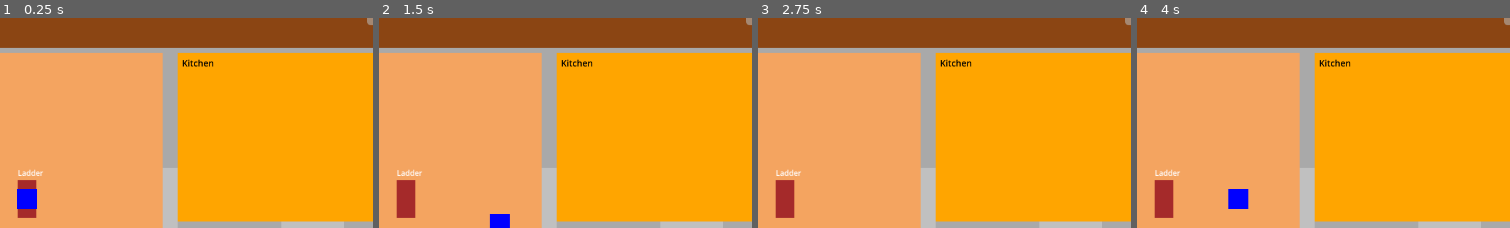
Above: before the commit, frames 1-4 (left to right).
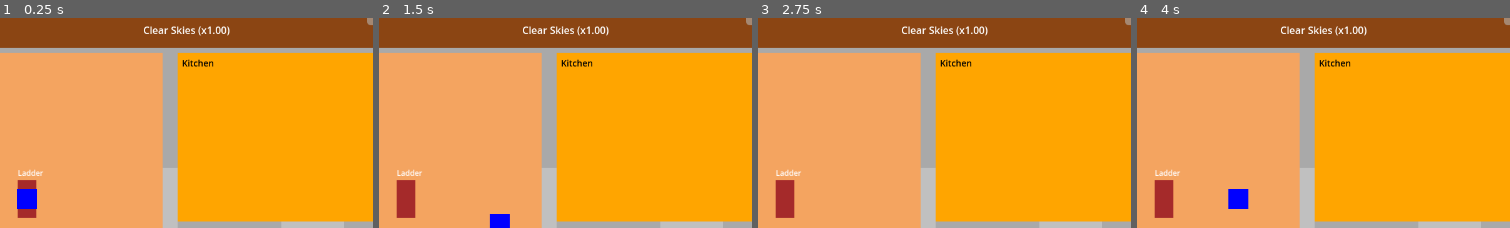
Above: after the commit, the same moments.

Repository: nexus382/firetower-game
Game: Godot game, scene res://scenes/Main.tscn
Same seed, same stepped clock (60 frames per second), same inputs: the game is played once before the commit and once after it.
Inputs:
- Up to frame 1 (0.25 s): no input
- Up to frame 2 (1.5 s): tap Enter at 0.5 s; hold D (move_right) 0.53-1.28 s; hold S (move_down) from 1.28 s (still down)
- Up to frame 3 (2.75 s): release S (move_down) at 2.03 s; hold D (move_right) from 2.03 s (still down)
- Up to frame 4 (4 s): tap Space at 2.75 s; release D (move_right) at 2.78 s; hold W (move_up) 2.78-3.53 s; hold A (move_left) from 3.53 s (still down)
The pictures show only the part of the screen within x 21-71%, y 10-60%; the shares and areas given below are measured in that part.

The runs differ from the first frame. In frame 1, 0.5% of the frame differs, in the area x 38-62%, y 3-9%; in frame 2, 0.5%; in frame 3, 0.5%; in frame 4, 0.5%.

Commit message:
Add hourly weather system with activity multipliers

Diff:
--- a/scenes/Main.tscn
+++ b/scenes/Main.tscn
@@ -57,6 +57,10 @@
 
 [node name="ClockLabel" type="Label" parent="UI/HUD/DayTimeHeader"]
 text = "6:00 AM"
+horizontal_alignment = 1
+
+[node name="WeatherLabel" type="Label" parent="UI/HUD/DayTimeHeader"]
+text = "Clear Skies (x1.00)"
 horizontal_alignment = 1
 
 [node name="StatsBar" type="MarginContainer" parent="UI/HUD"]
--- a/scripts/GameManager.gd
+++ b/scripts/GameManager.gd
@@ -3,8 +3,11 @@
 
 const SleepSystem = preload("res://scripts/systems/SleepSystem.gd")
 const TimeSystem = preload("res://scripts/systems/TimeSystem.gd")
+const WeatherSystem = preload("res://scripts/systems/WeatherSystem.gd")
 
 signal day_changed(new_day: int)
+signal weather_changed(new_state: String, previous_state: String, hours_remaining: int)
+signal weather_multiplier_changed(new_multiplier: float, state: String)
 
 # Core game state
 var current_day: int = 1
@@ -16,6 +19,7 @@
 # Simulation systems
 var sleep_system: SleepSystem
 var time_system: TimeSystem
+var weather_system: WeatherSystem
 var _last_awake_minute_stamp: int = 0
 
 func _ready():
@@ -28,9 +32,17 @@
 
     sleep_system = SleepSystem.new()
     time_system = TimeSystem.new()
+    weather_system = WeatherSystem.new()
     if time_system:
         time_system.day_rolled_over.connect(_on_day_rolled_over)
         _last_awake_minute_stamp = time_system.get_minutes_since_daybreak()
+        if weather_system:
+            time_system.time_advanced.connect(Callable(weather_system, "on_time_advanced"))
+            time_system.day_rolled_over.connect(Callable(weather_system, "on_day_rolled_over"))
+            weather_system.initialize_clock_offset(time_system.get_minutes_since_daybreak())
+    if weather_system:
+        weather_system.weather_changed.connect(_on_weather_system_changed)
+        weather_system.broadcast_state()
 
 func pause_game():
     game_paused = true
@@ -47,6 +59,10 @@
 func get_time_system() -> TimeSystem:
     """Expose the time system for UI consumers."""
     return time_system
+
+func get_weather_system() -> WeatherSystem:
+    """Expose the weather system for UI consumers."""
+    return weather_system
 
 func get_sleep_percent() -> float:
     """Convenience accessor for tired meter value."""
@@ -73,6 +89,12 @@
 
 func get_time_multiplier() -> float:
     return sleep_system.get_time_multiplier() if sleep_system else 1.0
+
+func get_weather_activity_multiplier() -> float:
+    return weather_system.get_activity_multiplier() if weather_system else 1.0
+
+func get_combined_activity_multiplier() -> float:
+    return get_time_multiplier() * get_weather_activity_multiplier()
 
 func schedule_sleep(hours: int) -> Dictionary:
     """Apply sleep hours while advancing the daily clock."""
@@ -134,6 +156,11 @@
     _last_awake_minute_stamp = 0
     day_changed.emit(current_day)
 
+func _on_weather_system_changed(new_state: String, previous_state: String, hours_remaining: int):
+    var multiplier = get_weather_activity_multiplier()
+    weather_changed.emit(new_state, previous_state, hours_remaining)
+    weather_multiplier_changed.emit(multiplier, new_state)
+
 func _apply_awake_time_up_to(current_minutes: int):
     if not sleep_system or not time_system:
         return
--- /dev/null
+++ b/scripts/systems/WeatherSystem.gd
@@ -0,0 +1,135 @@
+extends RefCounted
+class_name WeatherSystem
+
+const MINUTES_PER_HOUR: int = 60
+const RAIN_START_CHANCE: float = 0.05
+const HEAVY_STORM_CHANCE: float = 0.15
+const RAINING_CHANCE: float = 0.35
+const SPRINKLING_CHANCE: float = 0.50
+
+const WEATHER_CLEAR := "clear"
+const WEATHER_SPRINKLING := "sprinkling"
+const WEATHER_RAINING := "raining"
+const WEATHER_HEAVY_STORM := "heavy_storm"
+
+const WEATHER_LABELS := {
+    WEATHER_CLEAR: "Clear Skies",
+    WEATHER_SPRINKLING: "Sprinkling",
+    WEATHER_RAINING: "Raining",
+    WEATHER_HEAVY_STORM: "Heavy Storm"
+}
+
+const WEATHER_MULTIPLIERS := {
+    WEATHER_CLEAR: 1.0,
+    WEATHER_SPRINKLING: 1.25,
+    WEATHER_RAINING: 1.5,
+    WEATHER_HEAVY_STORM: 1.75
+}
+
+const WEATHER_DEFAULT_DURATIONS := {
+    WEATHER_SPRINKLING: 1,
+    WEATHER_RAINING: 2,
+    WEATHER_HEAVY_STORM: 5
+}
+
+signal weather_changed(new_state: String, previous_state: String, hours_remaining: int)
+
+var _current_state: String = WEATHER_CLEAR
+var _hour_timer: int = 0
+var _minute_accumulator: int = 0
+var _rng: RandomNumberGenerator
+
+func _init():
+    _rng = RandomNumberGenerator.new()
+    _rng.randomize()
+    print("☁️ WeatherSystem ready: %s" % _format_state_debug())
+
+func initialize_clock_offset(minutes_since_daybreak: int):
+    _minute_accumulator = posmod(minutes_since_daybreak, MINUTES_PER_HOUR)
+
+func on_time_advanced(minutes: int, _rolled_over: bool = false):
+    minutes = max(minutes, 0)
+    if minutes == 0:
+        return
+
+    _minute_accumulator += minutes
+    while _minute_accumulator >= MINUTES_PER_HOUR:
+        _minute_accumulator -= MINUTES_PER_HOUR
+        _process_hour_tick()
+
+func on_day_rolled_over():
+    # Hourly countdown already handles duration reductions; reset minute accumulator for the new dawn.
+    _minute_accumulator = 0
+
+func get_state() -> String:
+    return _current_state
+
+func get_hours_remaining() -> int:
+    return max(_hour_timer, 0)
+
+func get_activity_multiplier() -> float:
+    return WEATHER_MULTIPLIERS.get(_current_state, 1.0)
+
+func get_state_display_name() -> String:
+    return get_state_display_name_for(_current_state)
+
+func get_state_display_name_for(state: String) -> String:
+    return WEATHER_LABELS.get(state, state.capitalize())
+
+func get_multiplier_for_state(state: String) -> float:
+    return WEATHER_MULTIPLIERS.get(state, 1.0)
+
+func is_precipitating() -> bool:
+    return is_precipitating_state(_current_state)
+
+func is_precipitating_state(state: String) -> bool:
+    return state != WEATHER_CLEAR
+
+func broadcast_state():
+    weather_changed.emit(_current_state, _current_state, get_hours_remaining())
+
+func _process_hour_tick():
+    if is_precipitating():
+        _hour_timer = max(_hour_timer - 1, 0)
+        if _hour_timer == 0:
+            _set_state(WEATHER_CLEAR, 0)
+            return
+
+    if _current_state == WEATHER_CLEAR:
+        var roll = _rng.randf()
+        if roll < RAIN_START_CHANCE:
+            _begin_precipitation()
+
+func _begin_precipitation():
+    var total_weight = HEAVY_STORM_CHANCE + RAINING_CHANCE + SPRINKLING_CHANCE
+    if total_weight <= 0.0:
+        total_weight = 1.0
+    var intensity_roll = _rng.randf() * total_weight
+    var heavy_threshold = HEAVY_STORM_CHANCE
+    var rain_threshold = heavy_threshold + RAINING_CHANCE
+
+    var new_state = WEATHER_SPRINKLING
+    if intensity_roll < heavy_threshold:
+        new_state = WEATHER_HEAVY_STORM
+    elif intensity_roll < rain_threshold:
+        new_state = WEATHER_RAINING
+    else:
+        new_state = WEATHER_SPRINKLING
+
+    var duration = WEATHER_DEFAULT_DURATIONS.get(new_state, 1)
+    _set_state(new_state, duration)
+
+func _set_state(new_state: String, duration_hours: int):
+    var previous_state = _current_state
+    _current_state = new_state
+    _hour_timer = max(duration_hours, 0)
+    weather_changed.emit(_current_state, previous_state, get_hours_remaining())
+    print("🌦️ Weather -> %s" % _format_state_debug())
+
+func _format_state_debug() -> String:
+    var label = get_state_display_name()
+    var multiplier = get_activity_multiplier()
+    var hours_left = get_hours_remaining()
+    if is_precipitating() and hours_left > 0:
+        return "%s (x%.2f, %dh left)" % [label, multiplier, hours_left]
+    return "%s (x%.2f)" % [label, multiplier]
--- a/scripts/ui/HUD.gd
+++ b/scripts/ui/HUD.gd
@@ -2,6 +2,7 @@
 
 const SleepSystem = preload("res://scripts/systems/SleepSystem.gd")
 const TimeSystem = preload("res://scripts/systems/TimeSystem.gd")
+const WeatherSystem = preload("res://scripts/systems/WeatherSystem.gd")
 
 const LBS_PER_KG: float = 2.2
 
@@ -13,14 +14,18 @@
 @onready var weight_unit_button: Button = $StatsBar/Metrics/WeightStat/WeightRow/WeightUnitButton
 @onready var weight_status_label: Label = $StatsBar/Metrics/WeightStat/WeightStatus
 @onready var weight_header_label: Label = $WeightHeader
+@onready var weather_label: Label = $DayTimeHeader/WeatherLabel
 @onready var day_label: Label = $DayTimeHeader/DayLabel
 @onready var clock_label: Label = $DayTimeHeader/ClockLabel
 
 var time_system: TimeSystem
 var sleep_system: SleepSystem
+var weather_system: WeatherSystem
 var _weight_unit: String = "lbs"
 var _latest_weight_lbs: float = 0.0
 var _latest_weight_category: String = "average"
+var _latest_weather_state: String = WeatherSystem.WEATHER_CLEAR if WeatherSystem else "clear"
+var _latest_weather_hours: int = 0
 
 func _ready():
     daily_cal_value_label.add_theme_color_override("font_color", Color.WHITE)
@@ -30,6 +35,7 @@
     weight_value_label.add_theme_color_override("font_color", Color.WHITE)
     weight_status_label.add_theme_color_override("font_color", Color.WHITE)
     weight_header_label.add_theme_color_override("font_color", Color.WHITE)
+    weather_label.add_theme_color_override("font_color", Color.WHITE)
 
     if game_manager == null:
         push_warning("GameManager not found for HUD")
@@ -61,6 +67,13 @@
     game_manager.day_changed.connect(_on_day_changed)
     _update_day_label(game_manager.current_day)
 
+    weather_system = game_manager.get_weather_system()
+    if weather_system:
+        game_manager.weather_changed.connect(_on_weather_changed)
+        _on_weather_changed(weather_system.get_state(), weather_system.get_state(), weather_system.get_hours_remaining())
+    else:
+        weather_label.text = "Weather Offline"
+
 func _on_sleep_percent_changed(value: float):
     tired_bar.value = value
     tired_value_label.text = "%d%%" % int(round(value))
@@ -101,6 +114,11 @@
     var multiplier = sleep_system.get_time_multiplier() if sleep_system else 1.0
     weight_status_label.text = "%s (x%.1f)" % [title, multiplier]
     _update_weight_header_label()
+
+func _on_weather_changed(new_state: String, _previous_state: String, hours_remaining: int):
+    _latest_weather_state = new_state
+    _latest_weather_hours = max(hours_remaining, 0)
+    _update_weather_label()
 
 func _on_weight_unit_button_pressed():
     if sleep_system:
@@ -170,6 +188,26 @@
     var category_text = _format_weight_category_title(_latest_weight_category)
     weight_header_label.text = "%.1f %s [%s]" % [display_weight, unit_suffix, category_text]
 
+func _update_weather_label():
+    if !is_instance_valid(weather_label):
+        return
+
+    if weather_system == null:
+        weather_label.text = "Weather Offline"
+        return
+
+    var title = weather_system.get_state_display_name_for(_latest_weather_state)
+    var multiplier = weather_system.get_multiplier_for_state(_latest_weather_state)
+    var detail_parts: PackedStringArray = []
+    detail_parts.append("x%.2f" % multiplier)
+    if weather_system.is_precipitating_state(_latest_weather_state) and _latest_weather_hours > 0:
+        detail_parts.append("%dh left" % _latest_weather_hours)
+
+    if detail_parts.size() > 0:
+        weather_label.text = "%s (%s)" % [title, " | ".join(detail_parts)]
+    else:
+        weather_label.text = title
+
 func _format_weight_category_title(category: String) -> String:
     match category:
         "malnourished":
